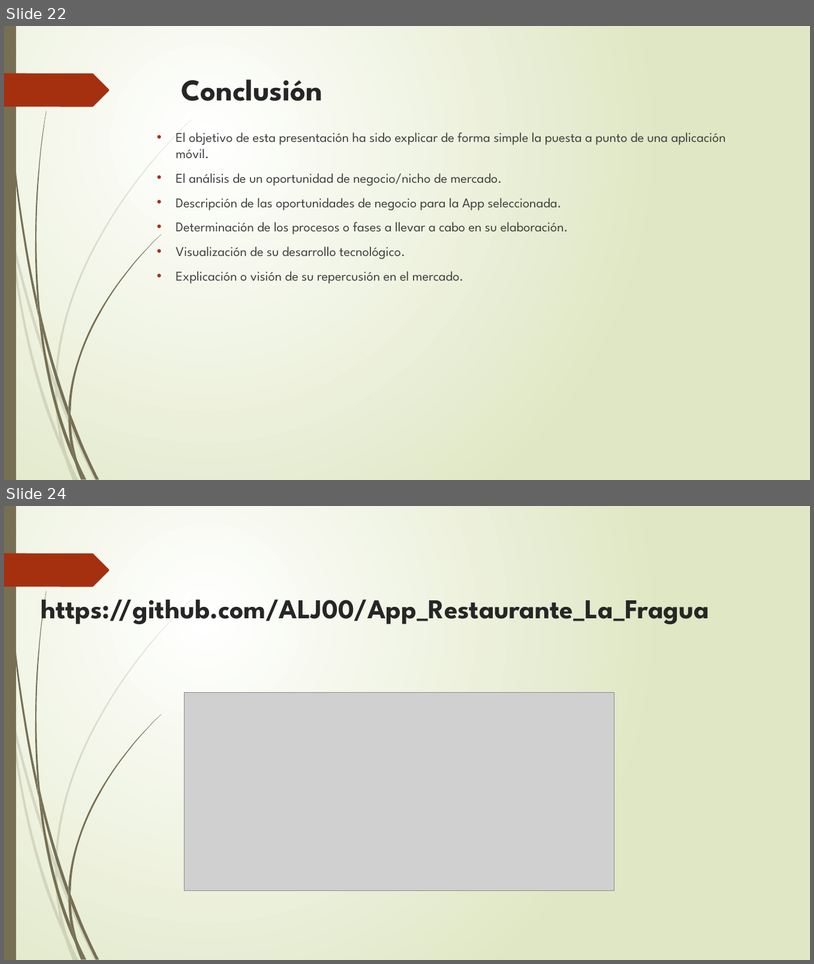
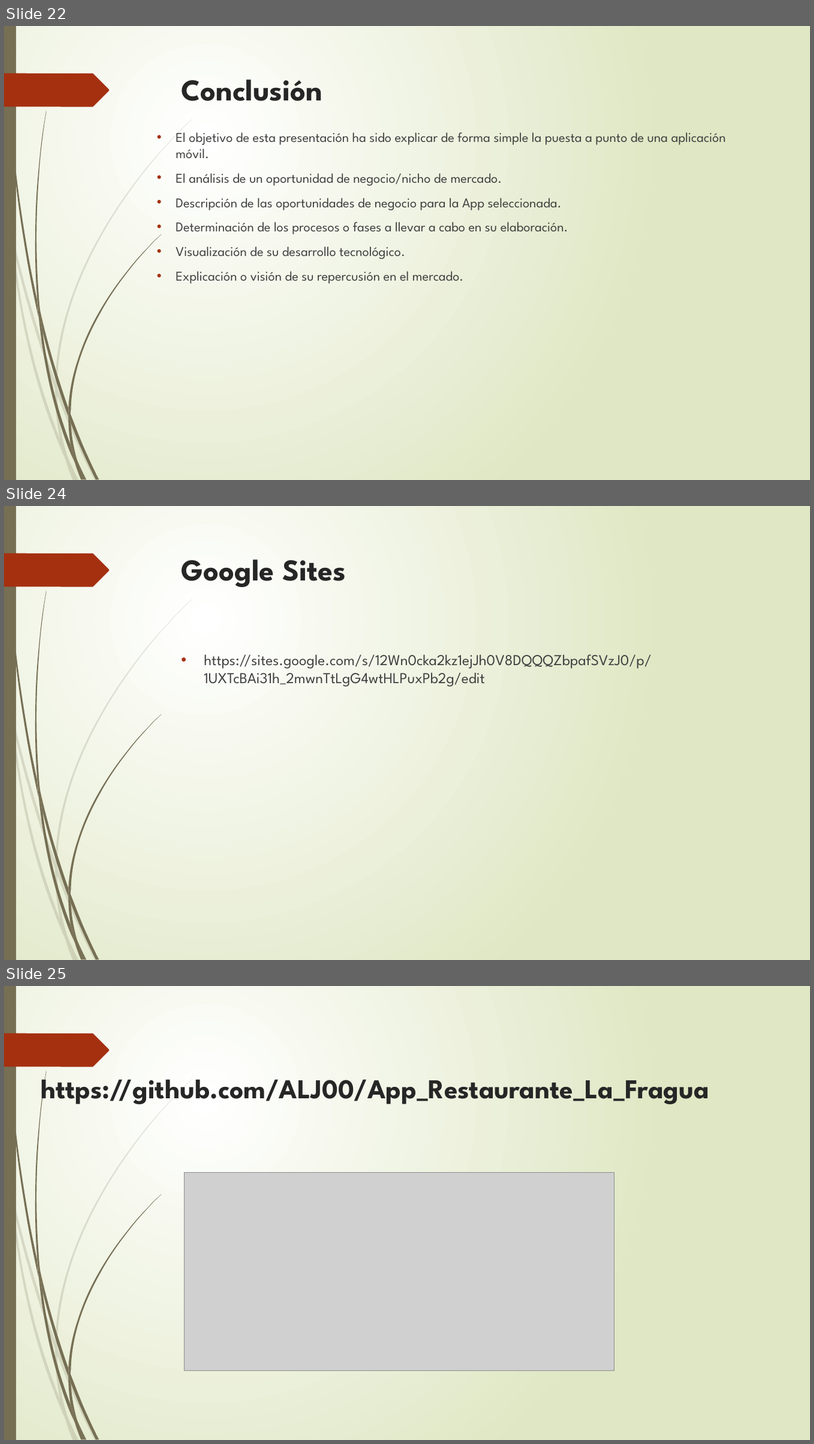
Before and after one commit to ALJ00/App_Restaurante_La_Fragua, a slide deck: Presentacion/PresentacionAppRestLaFragua.pptx. Shown one above the other, each under a label of ours: slides 22 and 24 before the commit, slides 22, 24 and 25 after it; the slides between them are not shown. The pictures are 814x964 and 814x1444 pixels, drawn with LibreOffice and Linux fonts; fonts in the diff are those of the drawing; grey boxes stand for pictures. Boxes give left, top, right and bottom in pixels: in the first picture for what was removed or moved away, otherwise in the second. Text is boxed around its words. In the diff, an @@ line names an element or a change of style, - is before the commit and + after.

```diff
--- a/Presentacion/PresentacionAppRestLaFragua.pptx
+++ b/Presentacion/PresentacionAppRestLaFragua.pptx
@@ slide 24 added at <box>4,506,810,960</box>, background gradient #FFFFFF to #DFE8C4; not listed: 24 template elements that a slide beside it also shows @@
@@ title added at <box>182,559,346,587</box>, 36 pt, text #262626, bold @@
+Google Sites
@@ text added at <box>204,654,651,687</box>, 18 pt, text #404040 @@
+• https://sites.google.com/s/12Wn0cka2kz1ejJh0V8DQQQZbpafSVzJ0/p/1UXTcBAi31h_2mwnTtLgG4wtHLPuxPb2g/edit
@@ what was slide 24 is now slide 25 @@
```
Also in this commit, not shown: 2 slides changed, 2 other files.
